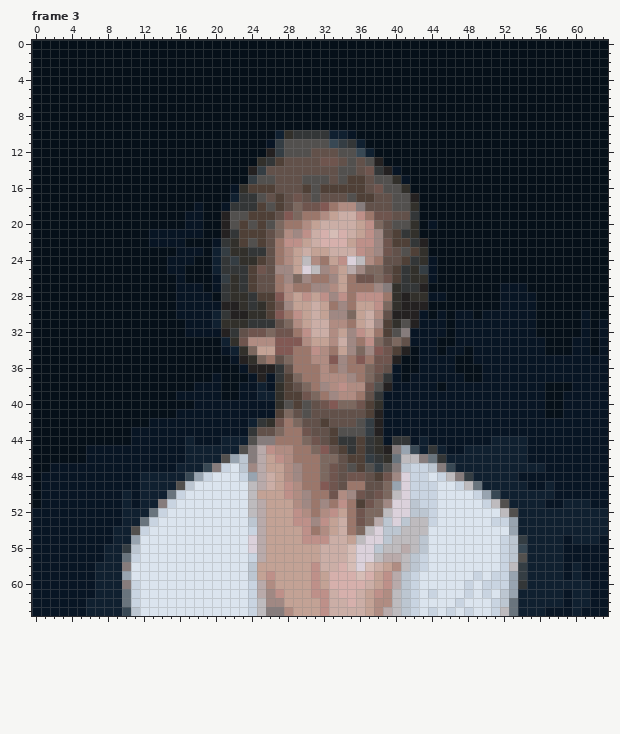
Animated GIF sprite: images/jazz_hands.gif. The picture above was drawn from the file before the commit.
The file is 64x64 pixels, 27 frames. Shown: frame 3. The commit also changed other frames, which this record leaves out.
After:
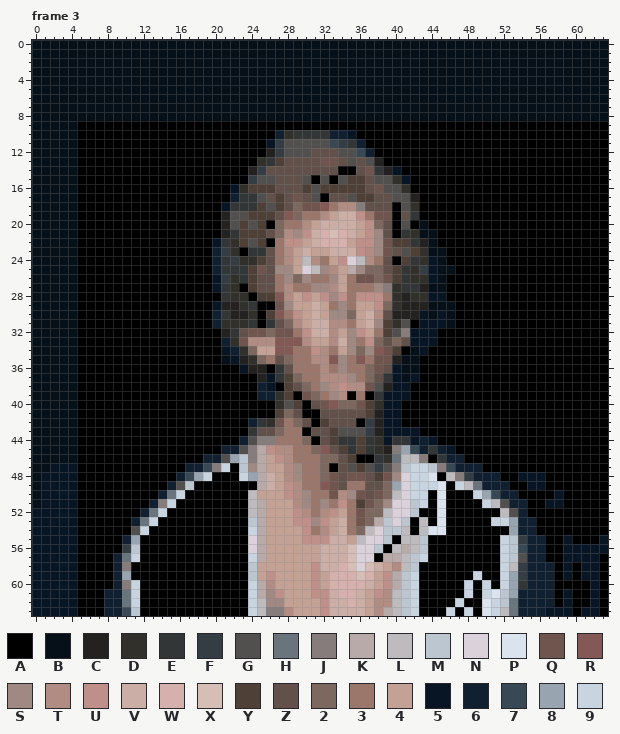
Palette (. is transparent): A #000000  B #061019  C #242121  D #32302b  E #333637  F #343d43  G #52504e  H #69747d  J #867c7c  K #b9aaaa  L #bebbbe  M #bcc6d1  N #dbd1db  P #dbe4ee  Q #6f554e  R #825954  S #a08883  T #b08c82  U #be9089  V #cbaea6  W #d6b0ac  X #d6bdb6  Y #4f4037  Z #62514a  2 #7c685f  3 #9b776b  4 #c3a295  5 #081524  6 #102030  7 #384854  8 #98a4b0  9 #c9d4e1
Changes in this commit:
Changed rows in their new state; - is an unchanged pixel.
Frame 3:
first column x 5:
 9 AAAAAAAAAAAAAAAAAAAAAAAAAAAAAAAAAAAAAAAAAAAAAAAAAAAAAAAAAAA
10 AAAAAAAAAAAAAAAAAAAAAA---------AAAAAAAAAAAAAAAAAAAAAAAAAAAA
11 AAAAAAAAAAAAAAAAAAAAA-----------AAAAAAAAAAAAAAAAAAAAAAAAAAA
12 AAAAAAAAAAAAAAAAAAAAA------------AAAAAAAAAAAAAAAAAAAAAAAAAA
13 AAAAAAAAAAAAAAAAAAAA--------------AAAAAAAAAAAAAAAAAAAAAAAAA
14 AAAAAAAAAAAAAAAAAAA----------AA-----AAAAAAAAAAAAAAAAAAAAAAA
15 AAAAAAAAAAAAAAAAAAA-------A-A--------AAAAAAAAAAAAAAAAAAAAAA
16 AAAAAAAAAAAAAAAAA--------------------AAAAAAAAAAAAAAAAAAAAAA
17 AAAAAAAAAAAAAAAAA----------A----------AAAAAAAAAAAAAAAAAAAAA
18 AAAAAAAAAAAAAAAA-------------------A--AAAAAAAAAAAAAAAAAAAAA
19 AAAAAAAAAAAAAAAA-------------------A--AAAAAAAAAAAAAAAAAAAAA
20 AAAAAAAAAAAAAAAA-----A-------------A-A-AAAAAAAAAAAAAAAAAAAA
21 AAAAAAAAAAAAAAAA-------------------A----AAAAAAAAAAAAAAAAAAA
22 AAAAAAAAAAAAAAA------A------------------AAAAAAAAAAAAAAAAAAA
23 AAAAAAAAAAAAAAA---A----------------------AAAAAAAAAAAAAAAAAA
24 AAAAAAAAAAAAAAA--------------------A-----AAAAAAAAAAAAAAAAAA
25 AAAAAAAAAAAAAAA---------------------------AAAAAAAAAAAAAAAAA
26 AAAAAAAAAAAAAAA--------------------------AAAAAAAAAAAAAAAAAA
27 AAAAAAAAAAAAAAA---A----------------------AAAAAAAAAAAAAAAAAA
28 AAAAAAAAAAAAAAAA---A---------------------AAAAAAAAAAAAAAAAAA
29 AAAAAAAAAAAAAAA-----AA--------------------AAAAAAAAAAAAAAAAA
30 AAAAAAAAAAAAAAA-----A---------------------AAAAAAAAAAAAAAAAA
31 AAAAAAAAAAAAAAA-----A----------------A----AAAAAAAAAAAAAAAAA
32 AAAAAAAAAAAAAAAA------------------------AAAAAAAAAAAAAAAAAAA
33 AAAAAAAAAAAAAAAA------------------------AAAAAAAAAAAAAAAAAAA
34 AAAAAAAAAAAAAAAA--------------------A--AAAAAAAAAAAAAAAAAAAA
35 AAAAAAAAAAAAAAAA----------------------AAAAAAAAAAAAAAAAAAAAA
36 AAAAAAAAAAAAAAAAAA---A----------------AAAAAAAAAAAAAAAAAAAAA
37 AAAAAAAAAAAAAAAAAAAA------------------AAAAAAAAAAAAAAAAAAAAA
38 AAAAAAAAAAAAAAAAAAAA--A--------------AAAAAAAAAAAAAAAAAAAAAA
39 AAAAAAAAAAAAAAAAAAAA----A-----A-A----AAAAAAAAAAAAAAAAAAAAAA
40 AAAAAAAAAAAAAAAAAAAAAA---A----------AAAAAAAAAAAAAAAAAAAAAAA
41 AAAAAAAAAAAAAAAAAAAAAA---AA---------AAAAAAAAAAAAAAAAAAAAAAA
42 AAAAAAAAAAAAAAAAAAA-------A----A----AAAAAAAAAAAAAAAAAAAAAAA
43 AAAAAAAAAAAAAAAAAAA------A------------AAAAAAAAAAAAAAAAAAAAA
44 AAAAAAAAAAAAAAAAAA--------A-------------AAAAAAAAAAAAAAAAAAA
45 AAAAAAAAAAAAAAAA--------------------------AAAAAAAAAAAAAAAAA
46 AAAAAAAAAAAAAA-----------------AA------A---AAAAAAAAAAAAAAAA
47 AAAAAAAAAAAA-----A----------A----------------AAAAAAAAAAAAAA
48 AAAAAAAAAAA----AAA----------------------A------AA---AAAAAAA
49 AAAAAAAAAA---AAAAAAA---------------------A------AA--AAAAAAA
50 AAAAAAAAA---AAAAAAA--------------------A-AAA-----AAAA-AAAAA
51 AAAAAAAA---AAAAAAAA--------------------A-AAAA-----AA--AAAAA
52 AAAAAAA---AAAAAAAAA-------------------AA-AAAAAA---AAAAAAAAA
53 AAAAAA---AAAAAAAAAA------------------A-A-AAAAA-----AAAAAAAA
54 AAAAAA--AAAAAAAAAAA------------------A---AAAAAAA---AAAAAAAA
55 AAAAA--AAAAAAAAAAAA----------------A---AAAAAAAA-----AA-AAA-
56 AAAAA--AAAAAAAAAAAA---------------A----AAAAAAAA-----AA-----
57 AAAA---AAAAAAAAAAAA--------------A-----AAAAAAAA-----AA----A
58 AAAA--AAAAAAAAAAAAA-------------------AAAAAAAAA------A-A--A
59 AAAA--AAAAAAAAAAAAA-------------------AAAAAA-AA------A-A--A
60 AAAA---AAAAAAAAAAAA-------------------AAAAA-A-A------AAAA-A
61 AAA----AAAAAAAAAAAA-------------------AAAAA-A--------A-AA-A
62 AAA----AAAAAAAAAAAA-------------------AAAA-AA--------A-AA-A
63 AAA----AAAAAAAAAAAA-------------------AAA-A-A----------A--A
Pixel boxes of the changes (left, top, right, bottom) in both pictures:
changed: (77, 121, 608, 616)
